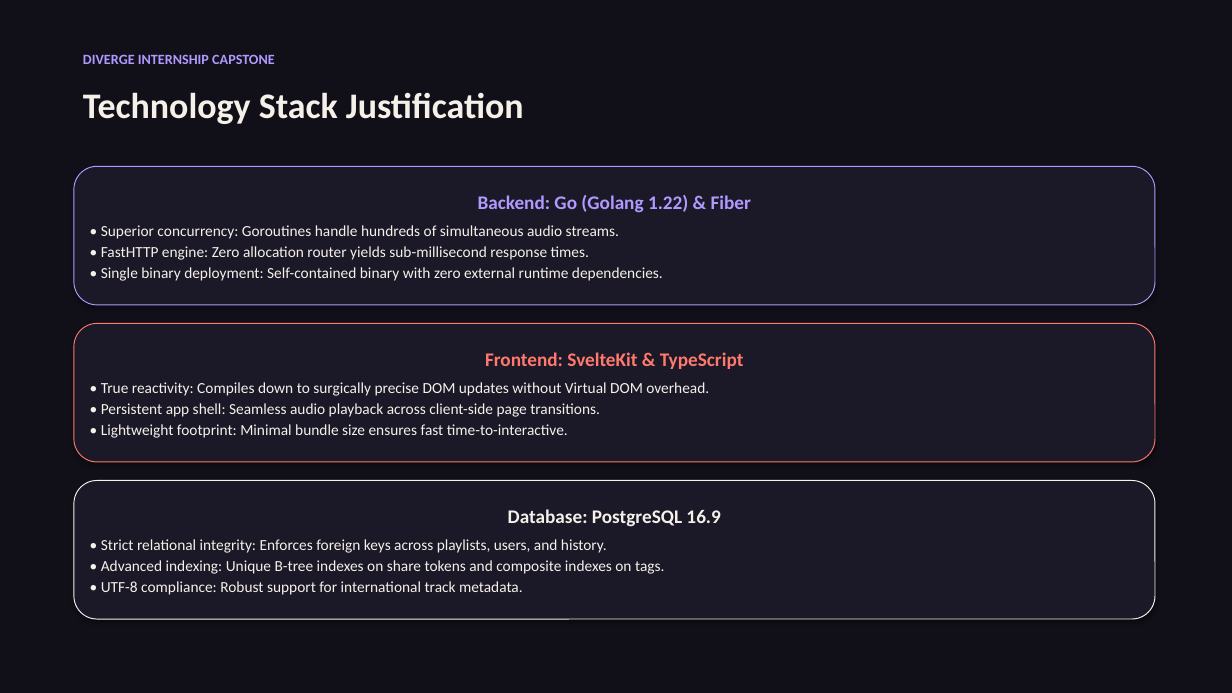
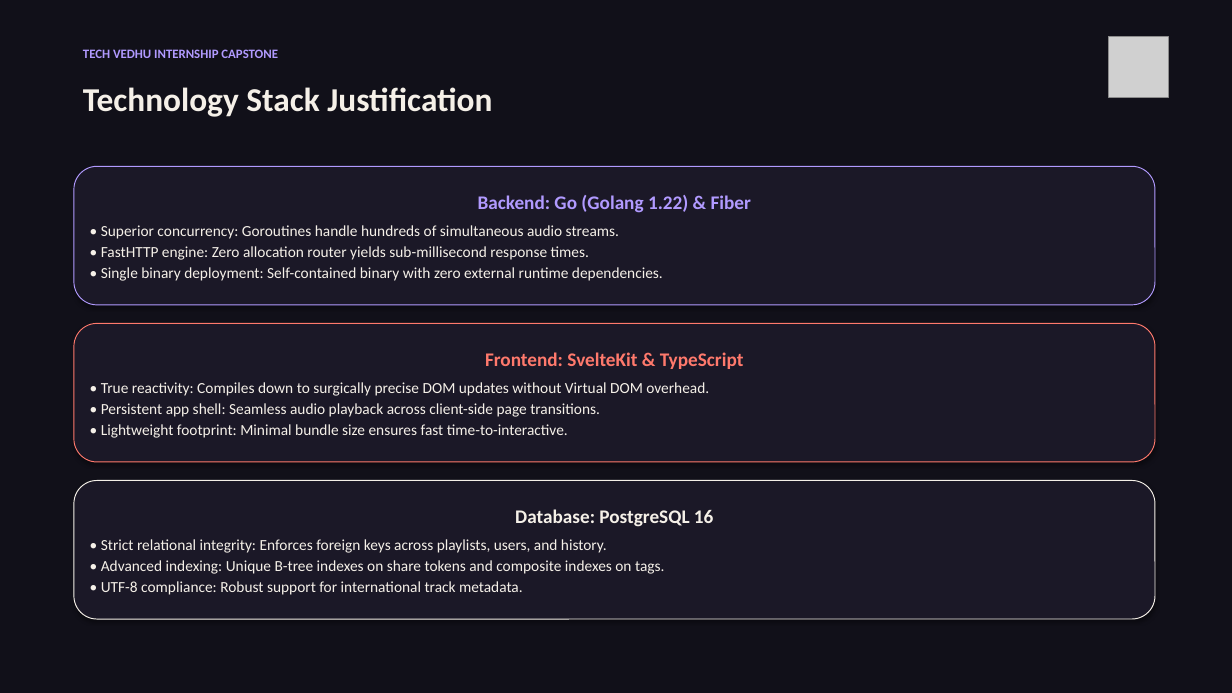
Before and after one commit to Dharsh606/DIVERGE, a slide deck: slide 6 of docs/presentation.pptx. Drawn at 1232x693 pixels with LibreOffice and Linux fonts; fonts in the diff are those of the drawing; grey boxes stand for pictures. Boxes give left, top, right and bottom in pixels: in the first picture for what was removed or moved away, otherwise in the second. Text is boxed around its words. In the diff, an @@ line names an element or a change of style, - is before the commit and + after.

Commit message:
feat: integrate official DIVERGE 3D logo, full songs audio engine, author metadata, and executive closing slide

```diff
--- a/docs/presentation.pptx
+++ b/docs/presentation.pptx
@@ text at (x1=83, y1=49, x2=278, y2=58): text changed; size 11 to 10 pt @@
-DIVERGE INTERNSHIP CAPSTONE
+TECH VEDHU INTERNSHIP CAPSTONE
@@ picture added at (x1=1109, y1=37, x2=1169, y2=97) @@
@@ text "Technology Stack Justification" at (x1=83, y1=87, x2=492, y2=117): size 28 to 26 pt @@
@@ text in rounded rectangle at (x1=515, y1=509, x2=713, y2=527): text changed @@
-Database: PostgreSQL 16.9
+Database: PostgreSQL 16
```
Also in this commit, not shown: 10 other slides changed, 1 slide added, 1 slide removed, 16 other files.
